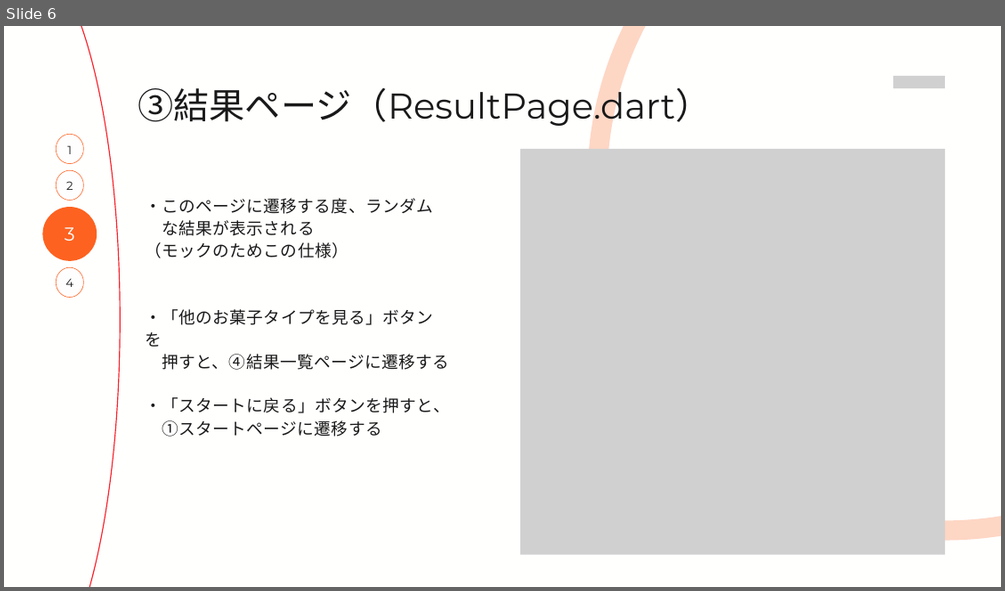
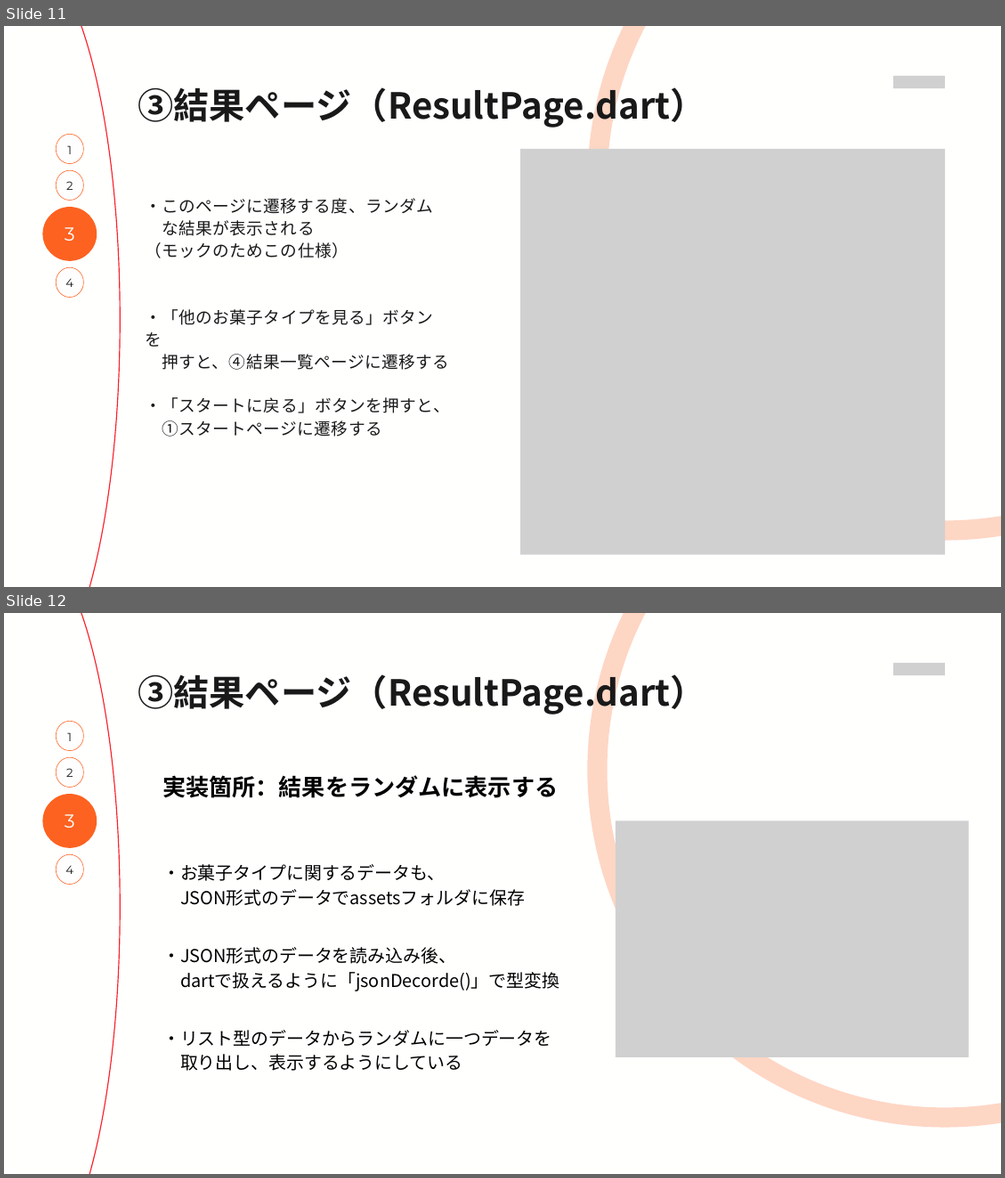
Before and after one commit to runam00/flutterMock, a slide deck: プレゼン資料.pptx. Shown one above the other, each under a label of ours: slide 6 before the commit, slides 11 and 12 after it. The pictures are 1005x591 and 1005x1178 pixels, drawn with LibreOffice and Linux fonts; fonts in the diff are those of the drawing; grey boxes stand for pictures. Boxes give left, top, right and bottom in pixels: in the first picture for what was removed or moved away, otherwise in the second. Text is boxed around its words. In the diff, an @@ line names an element or a change of style, - is before the commit and + after.

```diff
--- a/プレゼン資料.pptx
+++ b/プレゼン資料.pptx
@@ slide 12 added at bbox=[4, 613, 1001, 1174], background #FFFFFE @@
@@ freeform shape added at bbox=[4, 613, 120, 1174], outline #F9232C 1.5 pt @@
@@ freeform shape added at bbox=[597, 613, 1001, 1118], outline #FD6220 28.5 pt @@
@@ picture added at bbox=[893, 663, 945, 676] @@
@@ text added at bbox=[138, 669, 706, 715], 51.7 pt, text #191919, bold @@
+③結果ページ（ResultPage.dart）
@@ freeform shape added at bbox=[56, 722, 84, 751], fill #FFFEFE, outline #FD6220 0.75 pt @@
@@ text added at bbox=[67, 732, 72, 741], 17 pt, text #191919 @@
+1
@@ freeform shape added at bbox=[56, 757, 84, 787], fill #FFFEFE, outline #FD6220 0.75 pt @@
@@ text added at bbox=[66, 768, 73, 777], 17 pt, text #191919 @@
+2
@@ freeform shape added at bbox=[43, 794, 97, 848], fill #FD6220 @@
@@ text added at bbox=[162, 775, 558, 798], 33.6 pt, text #000000, bold @@
+実装箇所：結果をランダムに表示する
@@ text added at bbox=[65, 814, 75, 827], 27 pt, text #FFFEFE @@
+3
@@ picture added at bbox=[615, 821, 969, 1057] @@
@@ freeform shape added at bbox=[56, 854, 84, 884], fill #FFFEFE, outline #FD6220 0.75 pt @@
@@ text added at bbox=[65, 866, 73, 874], 17 pt, text #191919 @@
+4
@@ text added at bbox=[162, 864, 525, 906], 25.6 pt, text #000000 @@
+・お菓子タイプに関するデータも、
+JSON形式のデータでassetsフォルダに保存
@@ text added at bbox=[162, 947, 559, 991], 25.6 pt, text #000000 @@
+・JSON形式のデータを読み込み後、
+dartで扱えるように「jsonDecorde()」で型変換
@@ text added at bbox=[162, 1030, 551, 1070], 25.6 pt, text #000000 @@
+・リスト型のデータからランダムに一つデータを
+取り出し、表示するようにしている
@@ what was slide 6 is now slide 11 @@
@@ slide 11 changed as well @@
@@ text "③結果ページ（ResultPage.dart）" at bbox=[138, 82, 706, 128]: font Montserrat to Noto Sans CJK JP, bold on @@
```
Also in this commit, not shown: 6 other slides changed, 7 other slides added.
